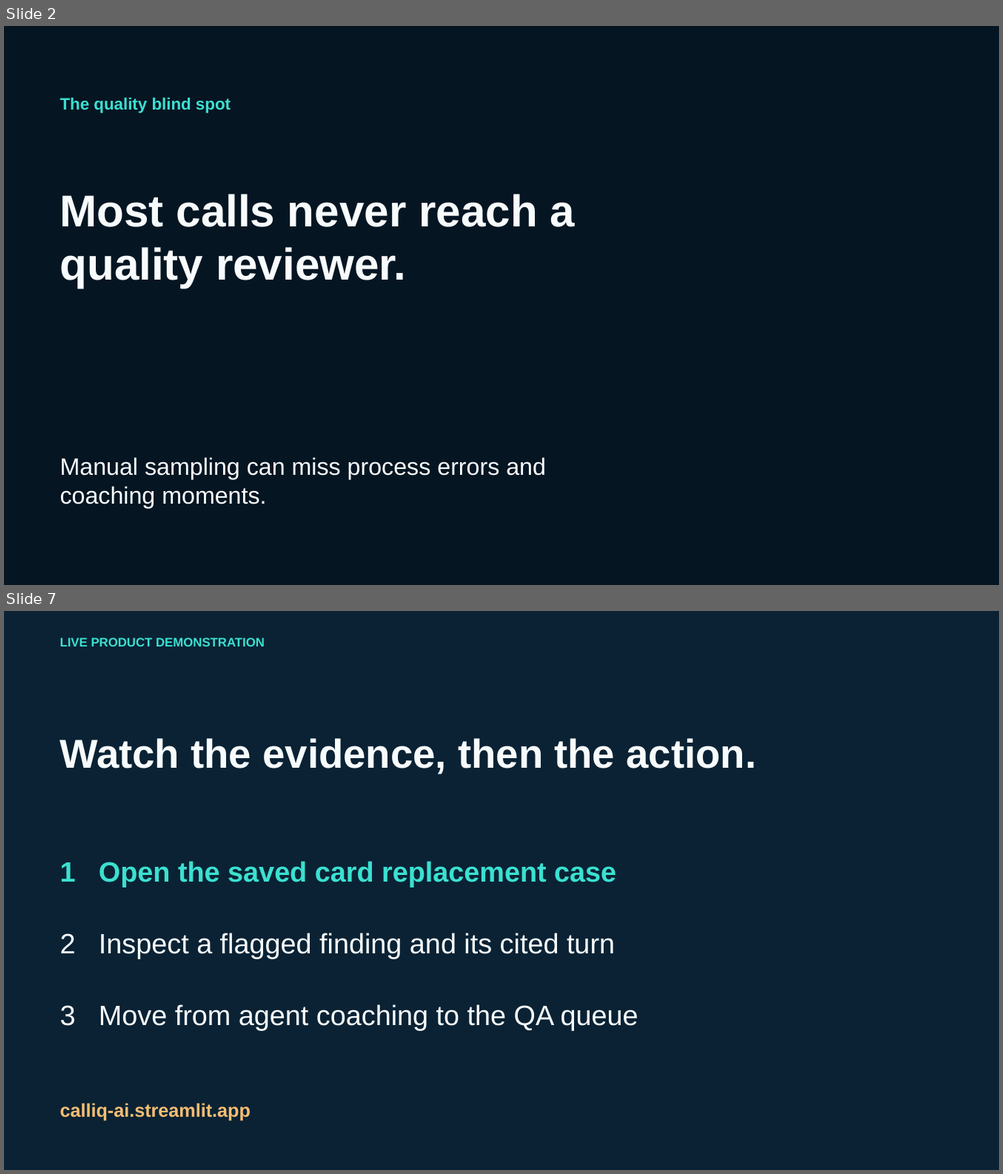
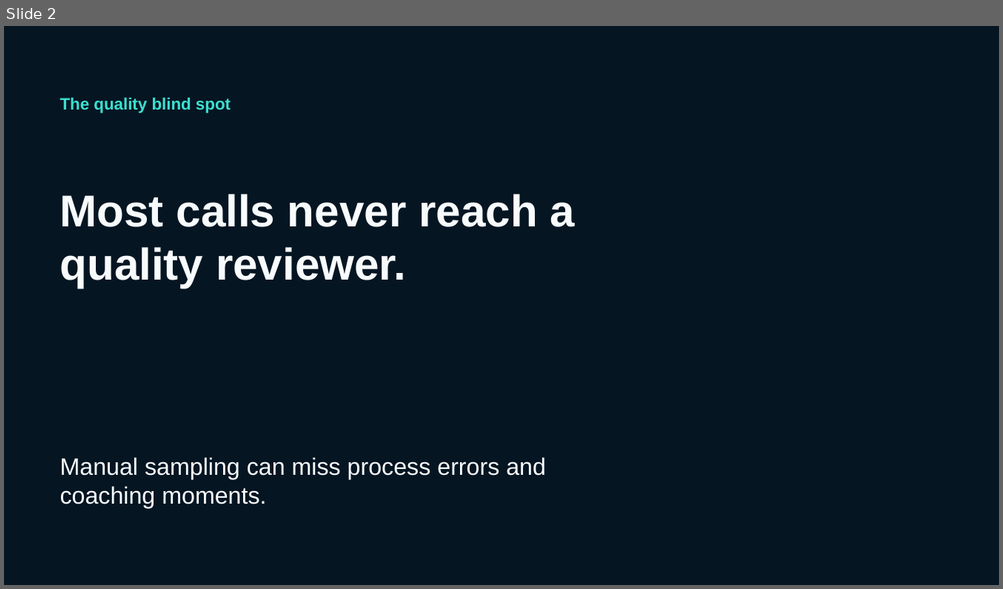
Before and after one commit to XTEP63/calliq-ai, a slide deck: presentation/output/CallIQ-innovation-demo.pptx. Shown one above the other, each under a label of ours: slides 2 and 7 before the commit, slide 2 after it; the slides between them are not shown. The pictures are 1003x1174 and 1003x589 pixels, drawn with LibreOffice and Linux fonts; fonts in the diff are those of the drawing; background and template pictures are left out. Boxes give left, top, right and bottom in pixels: in the first picture for what was removed or moved away, otherwise in the second. Text is boxed around its words. In the diff, an @@ line names an element or a change of style, - is before the commit and + after.

Commit message:
Revise CallIQ pitch deck for solo product story

```diff
--- a/presentation/output/CallIQ-innovation-demo.pptx
+++ b/presentation/output/CallIQ-innovation-demo.pptx
@@ slide 7 removed at bbox=[4, 611, 999, 1170], background #0A2234 @@
@@ text removed at bbox=[60, 638, 264, 647] @@
-LIVE PRODUCT DEMONSTRATION
@@ text removed at bbox=[60, 738, 756, 775] @@
-Watch the evidence, then the action.
@@ text removed at bbox=[60, 861, 616, 888] @@
-1 Open the saved card replacement case
@@ text removed at bbox=[60, 933, 614, 959] @@
-2 Inspect a flagged finding and its cited turn
@@ text removed at bbox=[60, 1005, 638, 1031] @@
-3 Move from agent coaching to the QA queue
@@ text removed at bbox=[60, 1103, 250, 1122] @@
-calliq-ai.streamlit.app
```
Also in this commit, not shown: 2 slides changed, 8 slides added, 7 other slides removed, 5 other files.
